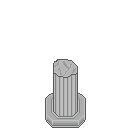
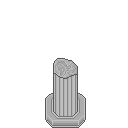
Layered file, before and after one edit (128px x 128px). Changes by layer:
painted on "Fundament" over bbox(54, 58, 77, 79)
